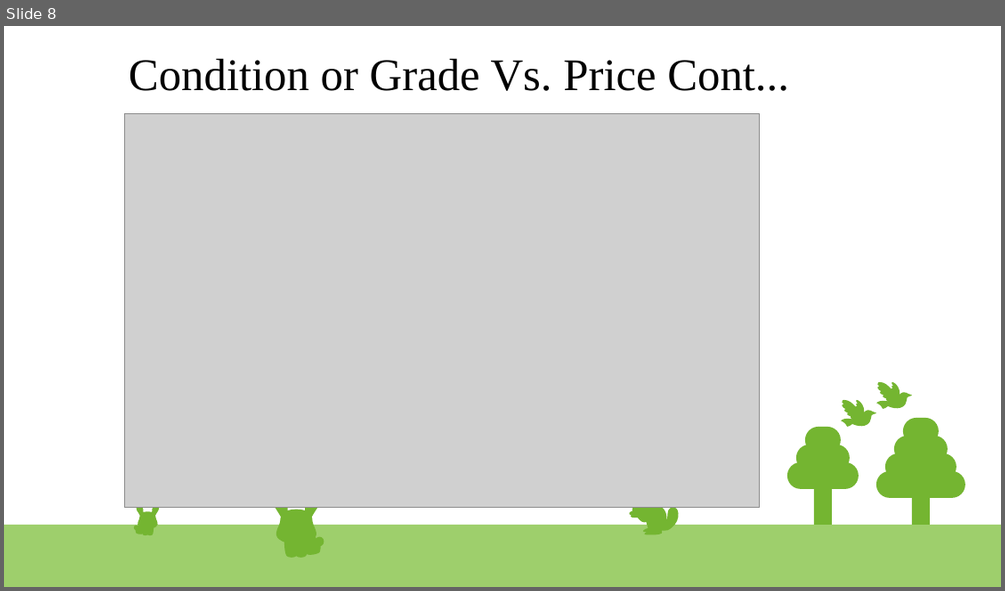
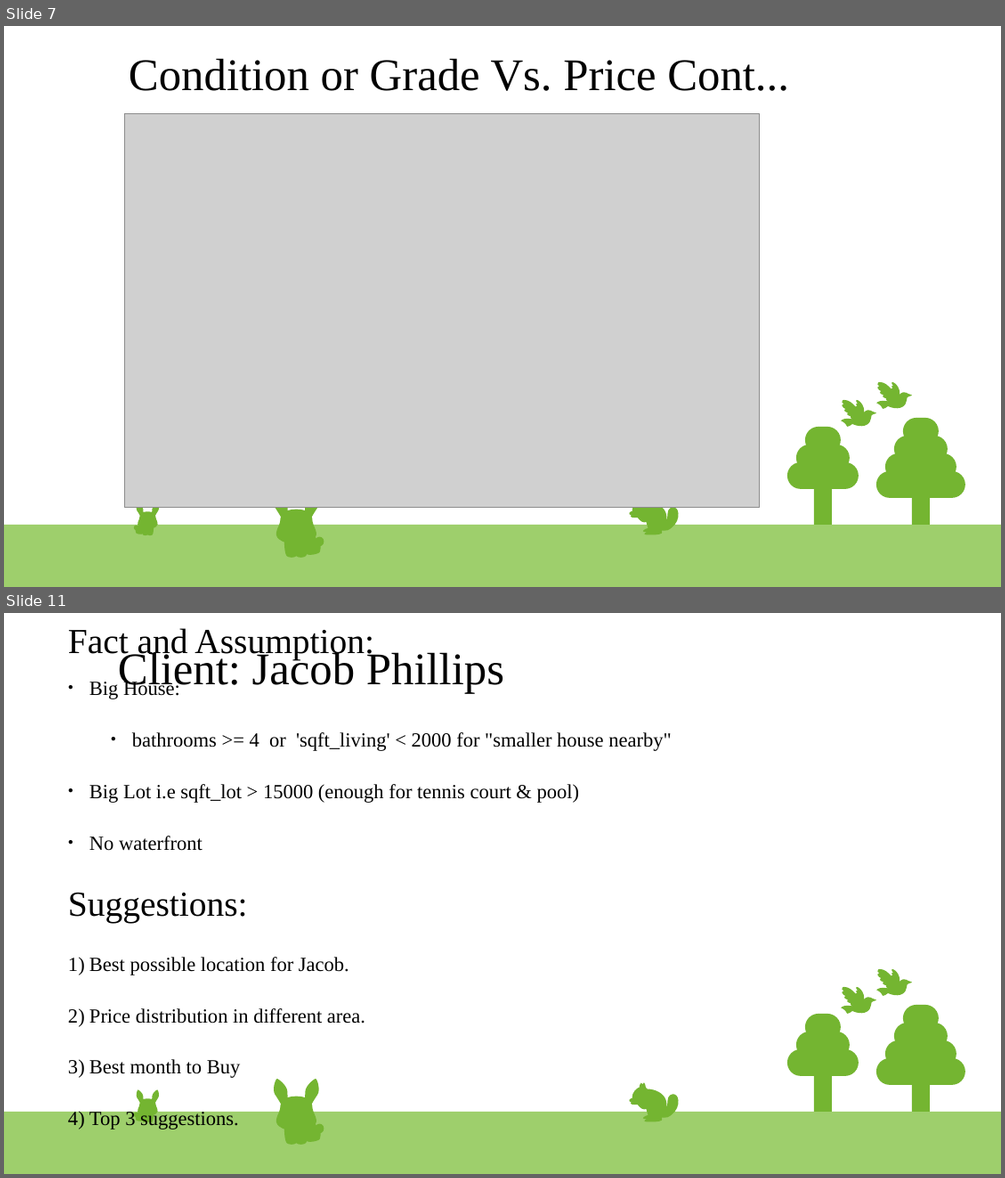
Before and after one commit to mahegupt/eda-project, a slide deck: EDA.odp. Shown one above the other, each under a label of ours: slide 8 before the commit, slides 7 and 11 after it; the slides between them are not shown. The pictures are 1005x591 and 1005x1178 pixels, drawn with LibreOffice and Linux fonts; fonts in the diff are those of the drawing; grey boxes stand for pictures. Boxes give left, top, right and bottom in pixels: in the first picture for what was removed or moved away, otherwise in the second. Text is boxed around its words. In the diff, an @@ line names an element or a change of style, - is before the commit and + after.

Commit message:
Updated the readme file, added more code for client side

```diff
--- a/EDA.odp
+++ b/EDA.odp
@@ slide 11 added at (x1=4, y1=613, x2=1001, y2=1174), background #FFFFFF; not listed: 85 template elements that a slide beside it also shows @@
@@ title added at (x1=118, y1=649, x2=504, y2=693), 36 pt, text #000000 @@
+Client: Jacob Phillips
@@ subtitle added at (x1=68, y1=682, x2=671, y2=1129), 16 pt, text #000000 @@
+Fact and Assumption:
+● Big House:
+    ● bathrooms >= 4 or 'sqft_living' < 2000 for "smaller house nearby"
+● Big Lot i.e sqft_lot > 15000 (enough for tennis court & pool)
+● No waterfront
+Suggestions:
+1) Best possible location for Jacob.
+2) Price distribution in different area.
+3) Best month to Buy
+4) Top 3 suggestions.
@@ freeform shape added at (x1=639, y1=1082, x2=644, y2=1087), fill #74B531 @@
@@ freeform shape added at (x1=642, y1=1086, x2=646, y2=1093), fill #74B531 @@
@@ what was slide 8 is now slide 7 @@
```
Also in this commit, not shown: 1 slide changed, 6 other slides added, 2 slides removed, 2 other files.
